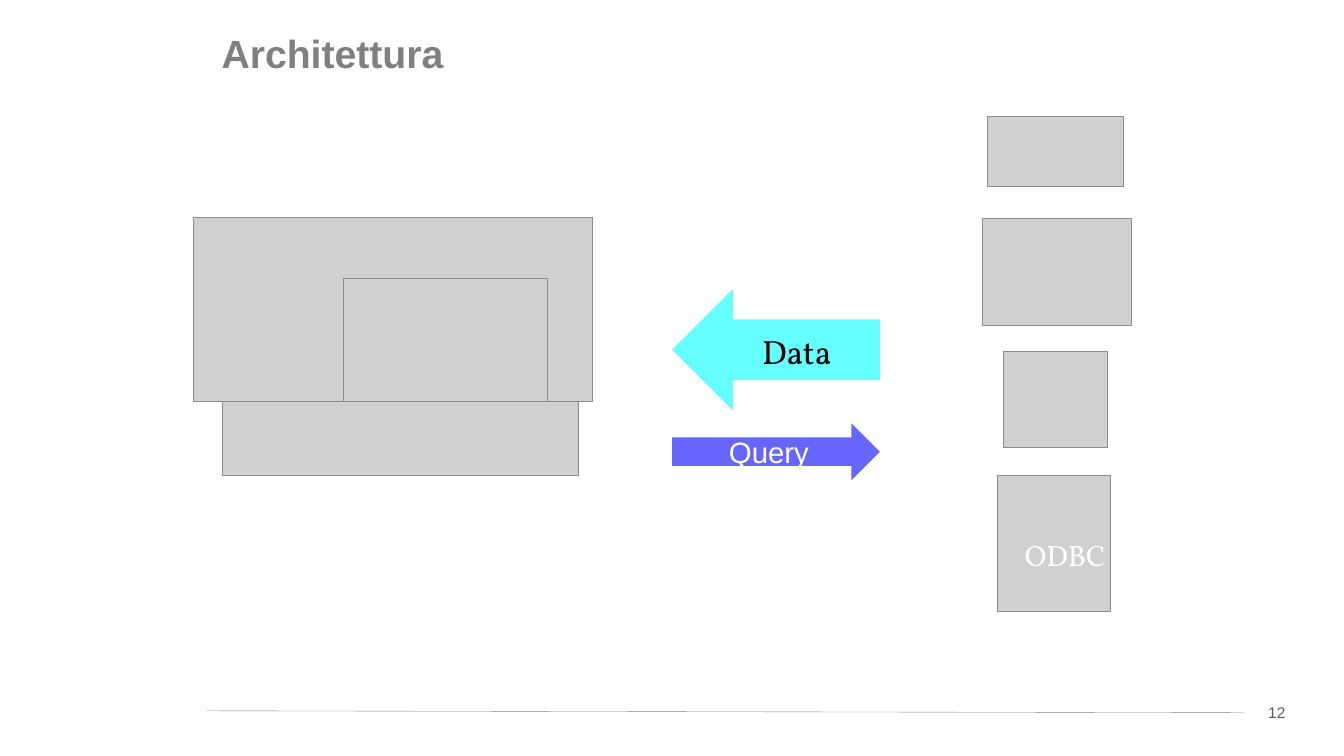
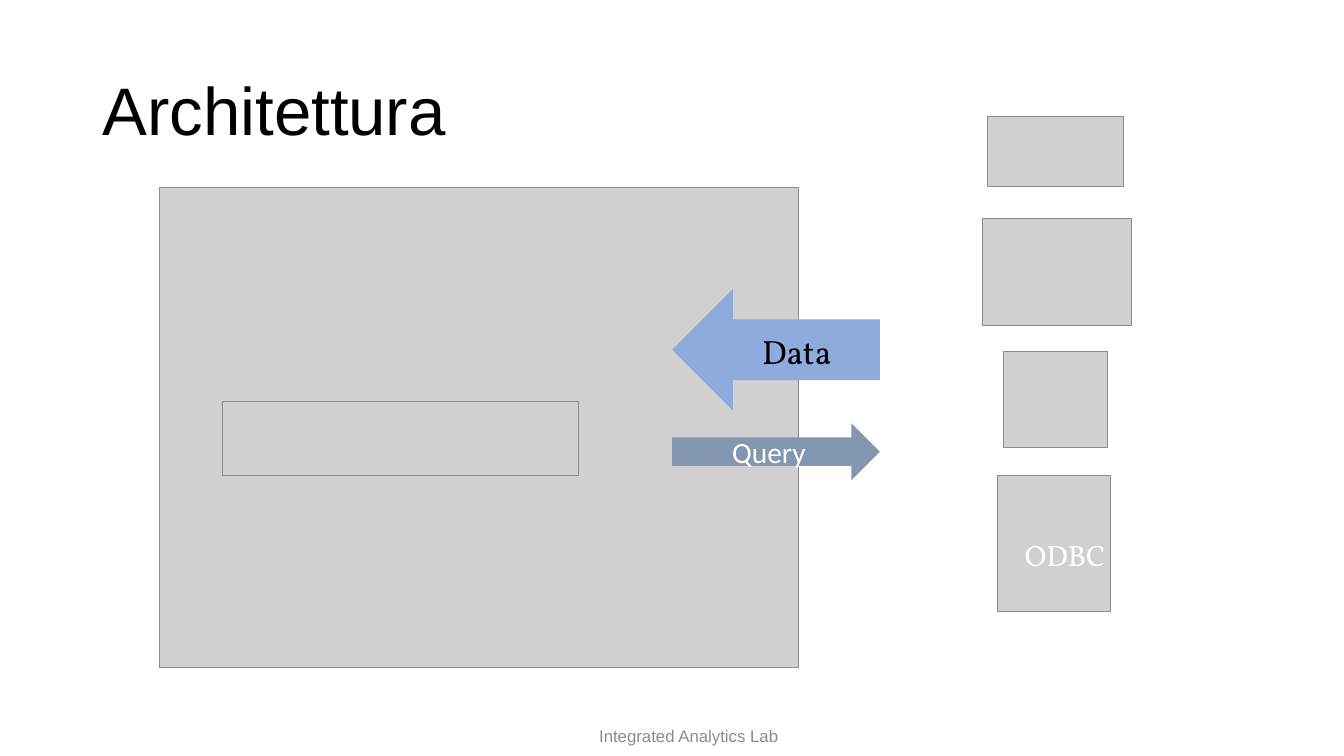
Before and after one commit to w4bo/teaching-handsondatapipelines, a slide deck: slide 7 of 04-OLAPandVisualization/slides.pptx (slide 12 before the commit). Drawn at 1344x756 pixels with LibreOffice and Linux fonts; fonts in the diff are those of the drawing; grey boxes stand for pictures; background and template pictures are left out. Boxes give left, top, right and bottom in pixels: in the first picture for what was removed or moved away, otherwise in the second. Text is boxed around its words. In the diff, an @@ line names an element or a change of style, - is before the commit and + after.

```diff
--- a/04-OLAPandVisualization/slides.pptx
+++ b/04-OLAPandVisualization/slides.pptx
@@ title "Architettura": place and size @@
-title "Architettura" at box(222, 39, 444, 69)
+title "Architettura" at box(102, 86, 445, 136)
@@ title "Architettura" at box(102, 86, 445, 136): size 28 to 48 pt, text colour #808080 to #000000, bold off; vertical alignment top to middle @@
@@ picture: place and size @@
-picture at box(344, 278, 547, 432)
+picture at box(159, 188, 799, 667)
@@ picture removed at box(194, 218, 593, 402) @@
@@ right arrow at box(673, 289, 880, 411): fill #66FFFF to #8FAADC @@
@@ right arrow "Query" at box(673, 423, 880, 480): font Arial to Calibri; fill #6666FF to #8497B0 @@
@@ line removed from (207, 711) to (1244, 713) @@
@@ page number removed at box(1268, 707, 1285, 718) @@
-12
@@ text added at box(599, 730, 778, 746), 12 pt, text #8C8C8C @@
+Integrated Analytics Lab
```
Also in this commit, not shown: 49 other slides changed, 1 slide added, 10 slides removed, 4 other files.
